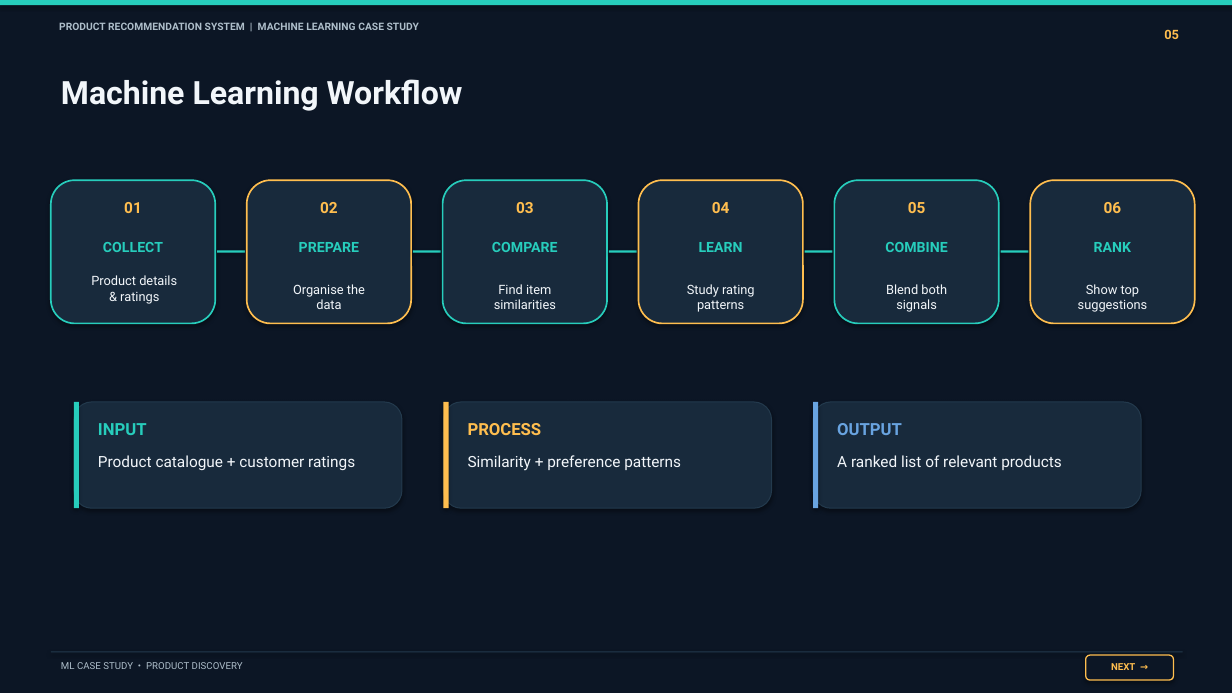
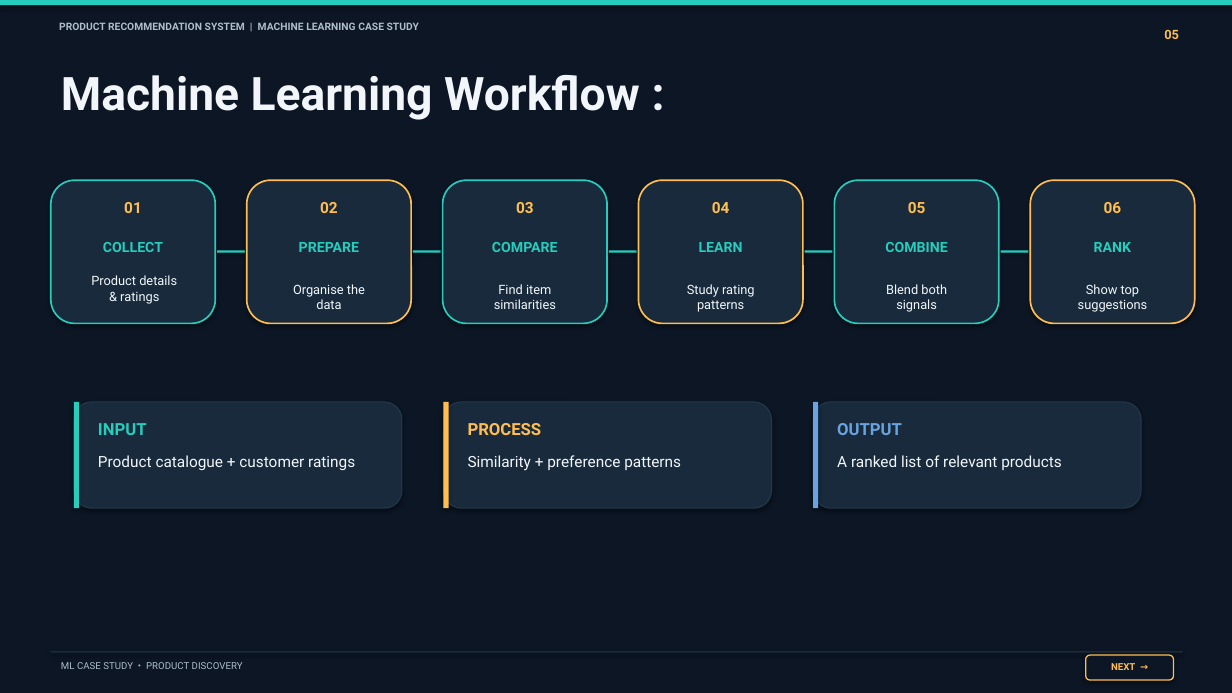
Before and after one commit to keerthi-6302/ML-Lab-Assignments, a slide deck: slide 5 of CLA-3_AP24110011365.pptx. Drawn at 1232x693 pixels with LibreOffice and Linux fonts; fonts in the diff are those of the drawing. Boxes give left, top, right and bottom in pixels: in the first picture for what was removed or moved away, otherwise in the second. Text is boxed around its words. In the diff, an @@ line names an element or a change of style, - is before the commit and + after.

```diff
--- a/CLA-3_AP24110011365.pptx
+++ b/CLA-3_AP24110011365.pptx
@@ text at <box>61,75,640,120</box>: text changed; size 25 to 36 pt @@
-Machine Learning Workflow
+Machine Learning Workflow :
```
Also in this commit, not shown: 11 other slides changed, 1 slide added.
